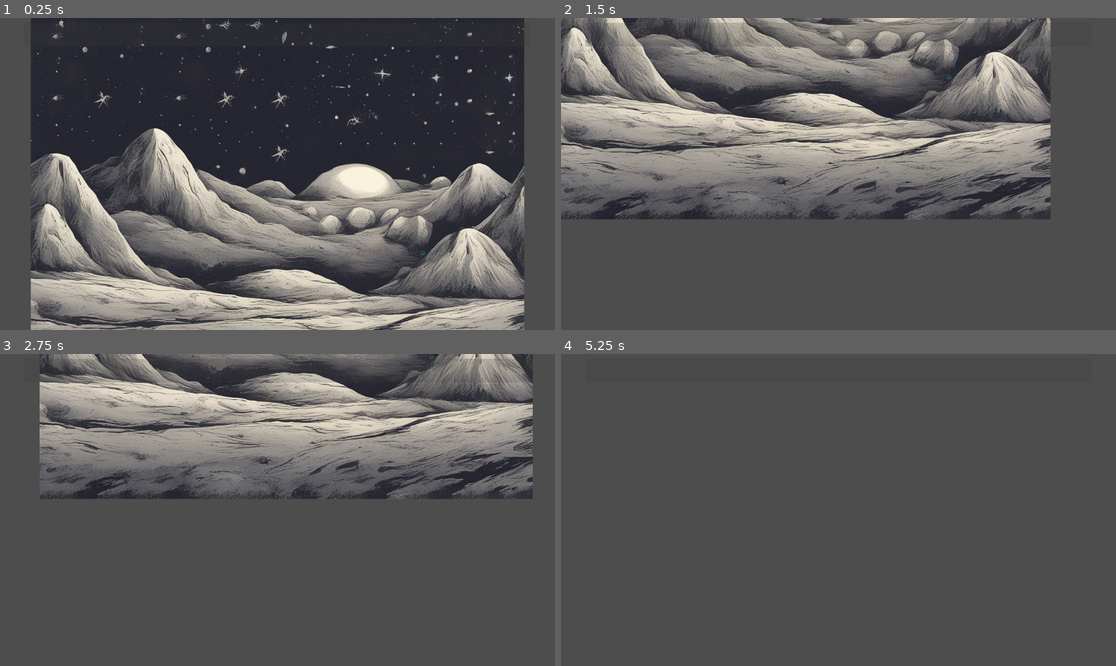
Above: before the commit, frames 1-4 (two rows, left to right).
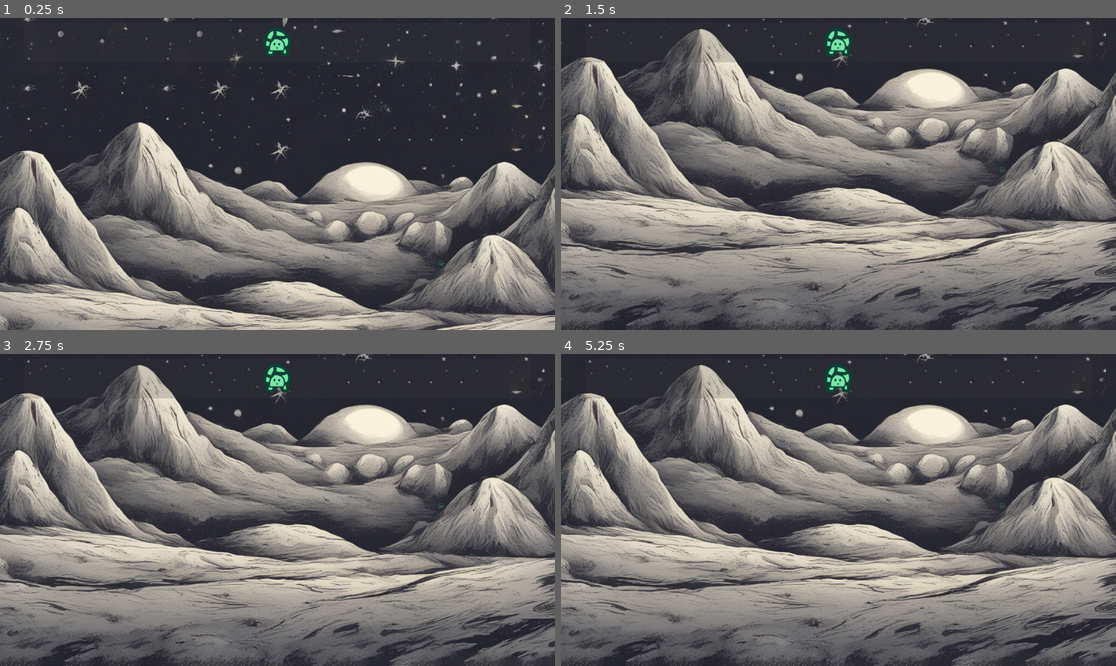
Above: after the commit, the same moments.

Repository: 8uurg/WheresNeuro
Game: Godot game, scene res://Levels/LevelMoon.tscn
Two runs of this game, one before a commit and one after it. Both use one fixed random seed, a clock stepped at 60 frames per second and the inputs below. The project has no main scene, so this scene is started directly.
Inputs (mouse positions are in pixels of both pictures, inside the frame that each line leads up to):
- Up to frame 1 (0.25 s): no input
- Up to frame 2 (1.5 s): tap Enter at 0.5 s; drag from (982, 252) to (894, 105) at 0.52 s; tap Space at 1.25 s; drag from (727, 189) to (894, 105) at 1.27 s
- Up to frame 3 (2.75 s): tap Enter at 2 s; move the mouse to (333, 441) at 2.02 s; hold Right (ui_right) from 2.03 s (still down)
- Up to frame 4 (5.25 s): release Right (ui_right) at 2.75 s; drag from (810, 572) to (672, 463) at 2.77 s; tap Space at 3.5 s; move the mouse to (1005, 556) at 3.52 s; hold Left (ui_left) 3.53-4.25 s; drag from (672, 463) to (755, 432) at 4.27 s; tap Enter at 5 s; move the mouse to (866, 510) at 5.02 s; hold Down (ui_down) from 5.03 s (still down); click (866, 510) at 5.17 s

The runs differ from the first frame. In frame 1, 46% of the frame differs, in the area x 0-100%, y 0-100%; in frame 2, 77%; in frame 3, 75%; in frame 4, 79%.

Commit message:
Add level complete popup

Diff:
--- a/Levels/LevelCave.tscn
+++ b/Levels/LevelCave.tscn
@@ -1,17 +1,16 @@
-[gd_scene load_steps=6 format=3 uid="uid://dr6ggf2gcxgts"]
+[gd_scene load_steps=5 format=3 uid="uid://dr6ggf2gcxgts"]
 
-[ext_resource type="PackedScene" uid="uid://cd6d6jxbthe1" path="res://BaseLevel.tscn" id="1_6l3y8"]
+[ext_resource type="PackedScene" uid="uid://cd6d6jxbthe1" path="res://MainComponents/BaseLevel.tscn" id="1_6l3y8"]
 [ext_resource type="Texture2D" uid="uid://cx1o7sgcb5k1" path="res://Assets/9e67765c214648eeb7aa8de650ca7cca.jpg" id="2_edooc"]
-[ext_resource type="Script" path="res://HUDList.gd" id="2_gjd7n"]
-[ext_resource type="PackedScene" uid="uid://dpmlfqrumqokf" path="res://interactable.tscn" id="3_uw6iv"]
+[ext_resource type="PackedScene" uid="uid://dpmlfqrumqokf" path="res://MainComponents/interactable.tscn" id="3_uw6iv"]
 [ext_resource type="Texture2D" uid="uid://b7gu8xc7mhrpv" path="res://Assets/tutel.png" id="4_r2yto"]
 
 [node name="LevelCave" type="Node2D"]
 
 [node name="Level" parent="." instance=ExtResource("1_6l3y8")]
 
-[node name="LostAndFound" parent="Level/HUD/Control/ScrollContainer/MarginContainer" index="0"]
-script = ExtResource("2_gjd7n")
+[node name="LevelComplete" parent="Level/HUD" index="1"]
+anchors_preset = 8
 
 [node name="Background" type="Sprite2D" parent="Level/Elements" index="0"]
 texture = ExtResource("2_edooc")
--- a/Levels/LevelMoon.tscn
+++ b/Levels/LevelMoon.tscn
@@ -1,27 +1,28 @@
 [gd_scene load_steps=5 format=3 uid="uid://cj80otlpy1lb5"]
 
-[ext_resource type="PackedScene" uid="uid://cd6d6jxbthe1" path="res://BaseLevel.tscn" id="1_wynyh"]
+[ext_resource type="PackedScene" uid="uid://cd6d6jxbthe1" path="res://MainComponents/BaseLevel.tscn" id="1_wynyh"]
 [ext_resource type="Texture2D" uid="uid://cevghoca7hyv2" path="res://Assets/b05e95192e004189b83b915dc2adc3c5.jpg" id="2_t2jn1"]
-[ext_resource type="PackedScene" uid="uid://dpmlfqrumqokf" path="res://interactable.tscn" id="3_2q503"]
+[ext_resource type="PackedScene" uid="uid://dpmlfqrumqokf" path="res://MainComponents/interactable.tscn" id="3_2q503"]
 [ext_resource type="Texture2D" uid="uid://b7gu8xc7mhrpv" path="res://Assets/tutel.png" id="4_s7h74"]
 
 [node name="LevelMoon" type="Node2D"]
 
 [node name="Level" parent="." instance=ExtResource("1_wynyh")]
 
-[node name="Background" type="Sprite2D" parent="Level"]
+[node name="Background" type="Sprite2D" parent="Level/Elements" index="0"]
 texture = ExtResource("2_t2jn1")
 
-[node name="Tutel" parent="Level" instance=ExtResource("3_2q503")]
+[node name="Tutel" parent="Level/Elements" index="1" instance=ExtResource("3_2q503")]
 modulate = Color(1, 1, 1, 0.203922)
 position = Vector2(302, 164)
 hud_icon = ExtResource("4_s7h74")
 
-[node name="BoundingShape" parent="Level/Tutel" index="0"]
+[node name="BoundingShape" parent="Level/Elements/Tutel" index="0"]
 position = Vector2(0, 0.5)
 
-[node name="Image" parent="Level/Tutel" index="1"]
+[node name="Image" parent="Level/Elements/Tutel" index="1"]
 scale = Vector2(0.25, 0.25)
 texture = ExtResource("4_s7h74")
 
-[editable path="Level/Tutel"]
+[editable path="Level"]
+[editable path="Level/Elements/Tutel"]
--- a/BaseLevel.tscn
+++ b/MainComponents/BaseLevel.tscn
@@ -1,6 +1,7 @@
-[gd_scene load_steps=4 format=3 uid="uid://cd6d6jxbthe1"]
+[gd_scene load_steps=5 format=3 uid="uid://cd6d6jxbthe1"]
 
-[ext_resource type="Script" path="res://PannableCamera.gd" id="1_34i3t"]
+[ext_resource type="Script" path="res://MainComponents/PannableCamera.gd" id="1_34i3t"]
+[ext_resource type="Script" path="res://MainComponents/HUDList.gd" id="2_75s1o"]
 
 [sub_resource type="GDScript" id="GDScript_yk8qe"]
 script/source = "extends Node2D
@@ -45,9 +46,6 @@
 		camera.set_bounds(content_rect.position.y, content_rect.end.x, content_rect.end.y, content_rect.position.x)
 		camera.update_min_zoom()
 
-# Called every frame. 'delta' is the elapsed time since the previous frame.
-func _process(delta):
-	pass
 "
 
 [sub_resource type="StyleBoxFlat" id="StyleBoxFlat_bftcb"]
@@ -93,8 +91,63 @@
 theme_override_constants/margin_bottom = 5
 
 [node name="LostAndFound" type="HBoxContainer" parent="HUD/Control/ScrollContainer/MarginContainer"]
-unique_name_in_owner = true
 layout_mode = 2
 alignment = 1
+script = ExtResource("2_75s1o")
+
+[node name="LevelComplete" type="Panel" parent="HUD"]
+visible = false
+anchors_preset = -1
+anchor_left = 0.5
+anchor_top = 0.5
+anchor_right = 0.5
+anchor_bottom = 0.5
+offset_left = -150.0
+offset_top = -100.0
+offset_right = 150.0
+offset_bottom = 100.0
+grow_horizontal = 2
+grow_vertical = 2
+
+[node name="Label" type="Label" parent="HUD/LevelComplete"]
+layout_mode = 1
+anchors_preset = -1
+anchor_left = 0.5
+anchor_right = 0.5
+offset_left = -59.5
+offset_top = 15.0
+offset_right = 59.5
+offset_bottom = 38.0
+grow_horizontal = 2
+theme_override_font_sizes/font_size = 28
+text = "Level Complete"
+
+[node name="MenuButton" type="Button" parent="HUD/LevelComplete"]
+layout_mode = 1
+anchors_preset = -1
+anchor_top = 1.0
+anchor_bottom = 1.0
+offset_left = 20.0
+offset_top = -46.0
+offset_right = 150.0
+offset_bottom = -15.0
+grow_horizontal = 0
+grow_vertical = 0
+text = "Back to menu"
+
+[node name="NextButton" type="Button" parent="HUD/LevelComplete"]
+layout_mode = 1
+anchors_preset = -1
+anchor_left = 1.0
+anchor_top = 1.0
+anchor_right = 1.0
+anchor_bottom = 1.0
+offset_left = -90.0
+offset_top = -46.0
+offset_right = -20.0
+offset_bottom = -15.0
+grow_horizontal = 0
+grow_vertical = 0
+text = "Next"
 
 [node name="Elements" type="Node2D" parent="."]
--- a/Interactable.gd
+++ b/MainComponents/Interactable.gd
@@ -8,7 +8,7 @@
 	# in case we have been 'found'.
 	interaction_key = InteractableRegistry.register_to_be_found(hud_icon)
 
-func _input_event(viewport, event, shape_idx):
+func _input_event(_viewport, event, _shape_idx):
 	# If the event indicates we have pressed a mouse button
 	# and it indicates that this is the mouse down event
 	# and it corresponds to the left mouse button event
--- a/InteractableRegistry.gd
+++ b/MainComponents/InteractableRegistry.gd
@@ -9,7 +9,10 @@
 var pending_elements = []
 var hud_e
 
-var tbfi = preload("res://to_be_found_item.tscn")
+var tbfi = preload("res://MainComponents/to_be_found_item.tscn")
+
+signal num_found_changed
+signal all_found
 
 # Clear any currently assigned tags.
 func clear():
@@ -50,10 +53,15 @@
 	if was_found.get(key, true): return
 	# Mark as found
 	was_found[key] = true
+	# Update.
+	num_found += 1
+	num_found_changed.emit(num_found)
 	# Fade out the element, as to mark this as found.
-	# TODO: Place this in its own scene and set an attribute instead?
-	var tr = id_map.get(key)
-	# If we don't have a texture. That is probably something that was forgotten...
-	# However, just deal with it by returning immidiately.
-	if tr == null: return
-	tr.found()
+	var hud_elem = id_map.get(key)
+	# If there is no corresponding element, that is probably a bug - deal with it nicely
+	# anyways by ignoring.
+	if hud_elem == null: return
+	# Otherwise, inform our hud element of the ongoing shenanigans.
+	hud_elem.found()
+	if num_found == num_to_be_found:
+		all_found.emit()
--- a/interactable.tscn
+++ b/MainComponents/interactable.tscn
@@ -1,6 +1,6 @@
 [gd_scene load_steps=3 format=3 uid="uid://dpmlfqrumqokf"]
 
-[ext_resource type="Script" path="res://Interactable.gd" id="1_0nw27"]
+[ext_resource type="Script" path="res://MainComponents/Interactable.gd" id="1_0nw27"]
 
 [sub_resource type="RectangleShape2D" id="RectangleShape2D_iyo6n"]
 size = Vector2(14, 15)
--- a/to_be_found_item.tscn
+++ b/MainComponents/to_be_found_item.tscn
@@ -1,7 +1,7 @@
 [gd_scene load_steps=5 format=3 uid="uid://gxd28fj8aidr"]
 
-[ext_resource type="Script" path="res://to_be_found_item.gd" id="1_ueapc"]
-[ext_resource type="Texture2D" uid="uid://cbe20ervxqfcg" path="res://Assets/Check.png" id="2_03qbf"]
+[ext_resource type="Script" path="res://MainComponents/to_be_found_item.gd" id="1_nmtju"]
+[ext_resource type="Texture2D" uid="uid://cbe20ervxqfcg" path="res://Assets/Check.png" id="2_cyxyg"]
 
 [sub_resource type="Animation" id="Animation_vu3m6"]
 resource_name = "Found"
@@ -36,7 +36,7 @@
 }
 
 [node name="ToBeFoundItem" type="TextureRect"]
-script = ExtResource("1_ueapc")
+script = ExtResource("1_nmtju")
 
 [node name="AnimationPlayer" type="AnimationPlayer" parent="."]
 libraries = {
--- a/project.godot
+++ b/project.godot
@@ -16,7 +16,7 @@
 
 [autoload]
 
-InteractableRegistry="*res://InteractableRegistry.gd"
+InteractableRegistry="*res://MainComponents/InteractableRegistry.gd"
 
 [dotnet]
 
Renamed: HUDList.gd -> MainComponents/HUDList.gd
Renamed: PannableCamera.gd -> MainComponents/PannableCamera.gd
Renamed: to_be_found_item.gd -> MainComponents/to_be_found_item.gd
Not shown: 1 places in MainComponents/to_be_found_item.tscn that only renumber resources
